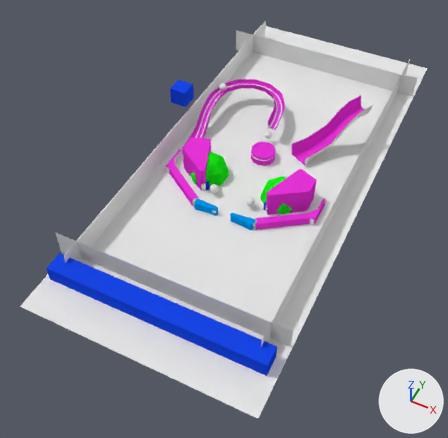
Two versions of the Blender file output.blend, one commit apart.
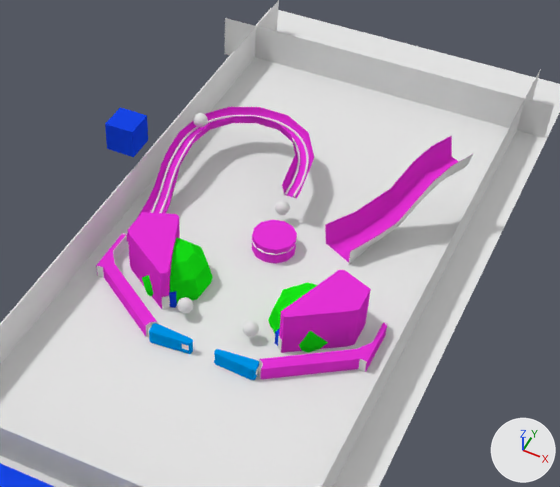
Each version is shown whole from a camera (50 mm lens) standing at (11.24, -14.74, 13.85) and looking at (5.34, -2.95, -0.89), then close up on the part from 25% to 94% of the width and 5% to 66% of the height. Lighting does not change. The marker at lower right points along +X, +Y and +Z.

The older version as bpy lines, for what is in view:
```python
ob_force_002 = bpy.data.objects.new('FORCE_002', me_sphere_004)
ob_force_002.location = (4.43, -2.18, 0.14)
ob_force_002.rotation_euler = (0.0, 0.0, 0.332)  # degrees (0, 0, 19)
ob_force_003 = bpy.data.objects.new('FORCE_003', me_sphere_005)
ob_force_003.location = (6.91, -2.18, 0.14)
ob_force_003.rotation_euler = (0.0, 0.0, 2.81)  # degrees (0, 0, 161)
ob_p_pop_bumper = bpy.data.objects.new('P_pop_bumper', me_cylinder_001)
ob_p_pop_bumper.location = (5.63, -0.67, 0.09)
ob_pop_bumper = bpy.data.objects.new('Pop bumper', None)
ob_pop_bumper.location = (5.631, -0.667, 0.0)
ob_switch_000 = bpy.data.objects.new('SWITCH_000', me_cube_003)
ob_switch_000.location = (2.1, 0.3, 0.74)
ob_switch_000.scale = (0.291, 0.291, 0.291)
ob_switch_001 = bpy.data.objects.new('SWITCH_001', me_cube_000)
ob_switch_001.location = (5.67, -7.5, 0.21)
ob_switch_001.scale = (3.25, 0.291, 0.291)
# also in view: 'PLANE_0' at (5.72, -1.09, 0.0); 'FLIPPER_001' at (6.27, -3.6, 0.14); 'P_left_inlane' at (3.93, -2.55, 0.27); 'P_ramp2' at (7.37, 0.67, 0.79); 'visual ramp2' at (7.37, 0.67, 0.79)
```
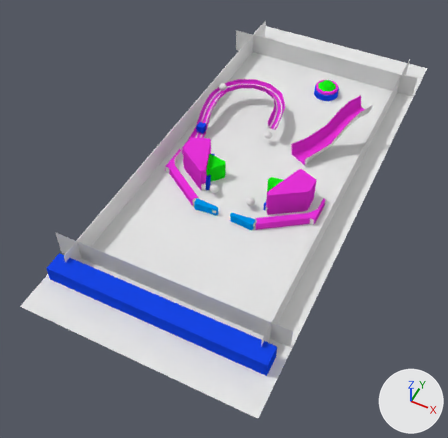
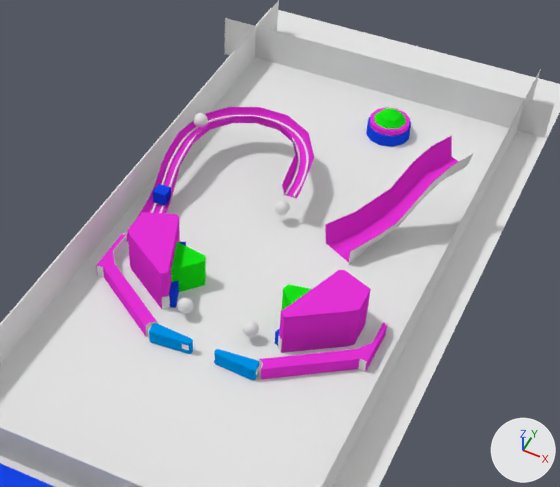
Commit message: More work on the pop bumper.

ob_pop_bumper is not drawn itself; it is the parent of ob_top, ob_middle, ob_interior, ob_pop.

Location of each change, [x1, y1, x2, y2] in pixels of the close-ups (560 x 487 px):
'FORCE_002', reshaped, rescaled: before [142, 238, 213, 303]; after [171, 242, 206, 292]
'P_pop_bumper', moved: before [252, 220, 297, 264]; after [370, 107, 410, 136]
'SWITCH_000', moved, rescaled (57% narrower, 55% shorter): before [105, 107, 148, 157]; after [153, 184, 171, 206]
'FORCE_003', reshaped, rescaled: before [268, 283, 328, 352]; after [281, 284, 312, 311]
'SWITCH_004', added (blue): after [366, 116, 411, 147]
'FORCE_004', added (green): after [374, 108, 406, 129]
'top', moved (not visible afterwards): before [252, 238, 297, 255]

The change in detail:
Material 'FORCE_MATERIAL.003' (mat_force_material_003) is new.
Its base color is (0.00955, 0.8, 0.00957) (green #19e719).
me_sphere_004 is used by ob_force_002; location (4.43, -2.18, 0.14); rotation (0.0, 0.0, 0.332), in degrees (0, 0, 19).
me_sphere_004 had 42 vertices, 48 faces and spanned x -0.65..0.65, y -0.65..0.65, z -0.65..0.65.
me_sphere_004 now has 8 vertices, 6 faces and spans x -0.57..1.0, y -1.0..1.0, z -1.0..1.0.
me_sphere_004 part 1: the whole mesh is rebuilt.
me_sphere_005 is used by ob_force_003; location (6.91, -2.18, 0.14); rotation (0.0, 0.0, 2.81), in degrees (0, 0, 161).
me_sphere_005 had 42 vertices, 48 faces and spanned x -0.65..0.65, y -0.65..0.65, z -0.65..0.65.
me_sphere_005 no longer uses material mat_force_material_001 (green #19e719).
me_sphere_005 now has 8 vertices, 6 faces and spans x -0.57..1.0, y -1.0..1.0, z -1.0..1.0.
me_sphere_005 part 2: the whole mesh is rebuilt.
me_sphere_005 now uses material mat_force_material_003 (green #19e719).
Mesh me_sphere_006 is new.
It is a UV sphere (8 segments, 6 rings, poles along z) spanning x -0.65..0.65, y -0.65..0.65, z -0.65..0.65.
It uses material mat_force_material_001 (green #19e719).
Mesh me_cylinder_000 is new.
It is a 12-sided cylinder along z spanning x -0.4..0.4, y -0.4..0.4, z -0.25..0.25.
It uses material mat_ghosts (blue #1846e7).
Object 'Pop bumper' (ob_pop_bumper) moves from (5.631, -0.667, 0.0) to (6.288, 3.463, 0.0).
Object 'P_pop_bumper' (ob_p_pop_bumper) moves from (5.63, -0.67, 0.09) to (6.29, 3.46, 0.09).
Object 'FORCE_002' (ob_force_002) is rescaled from (1.0, 1.0, 1.0) to (0.515, 0.515, 0.435).
Object 'SWITCH_000' (ob_switch_000) moves from (2.1, 0.3, 0.74) to (3.31, -0.57, 0.31).
Object 'SWITCH_000' (ob_switch_000) is rescaled from (0.291, 0.291, 0.291) to (0.124, 0.124, 0.124).
Object 'FORCE_003' (ob_force_003) is rescaled from (1.0, 1.0, 1.0) to (0.515, 0.515, 0.435).
Object 'FORCE_004' (ob_force_004) is new; it shows me_sphere_006.
Its location is (6.29, 3.46, 0.09).
Its scale is (0.654, 0.654, 0.654).
Object 'SWITCH_004' (ob_switch_004) is new; it shows me_cylinder_000.
Its location is (6.29, 3.46, 0.09).
Its scale is (1.1, 1.1, 0.588).
